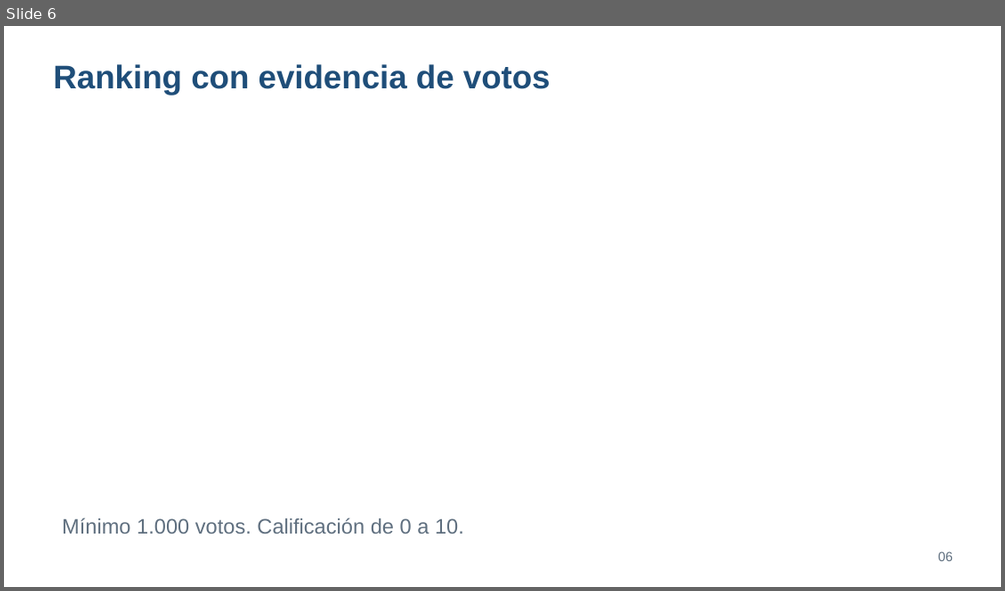
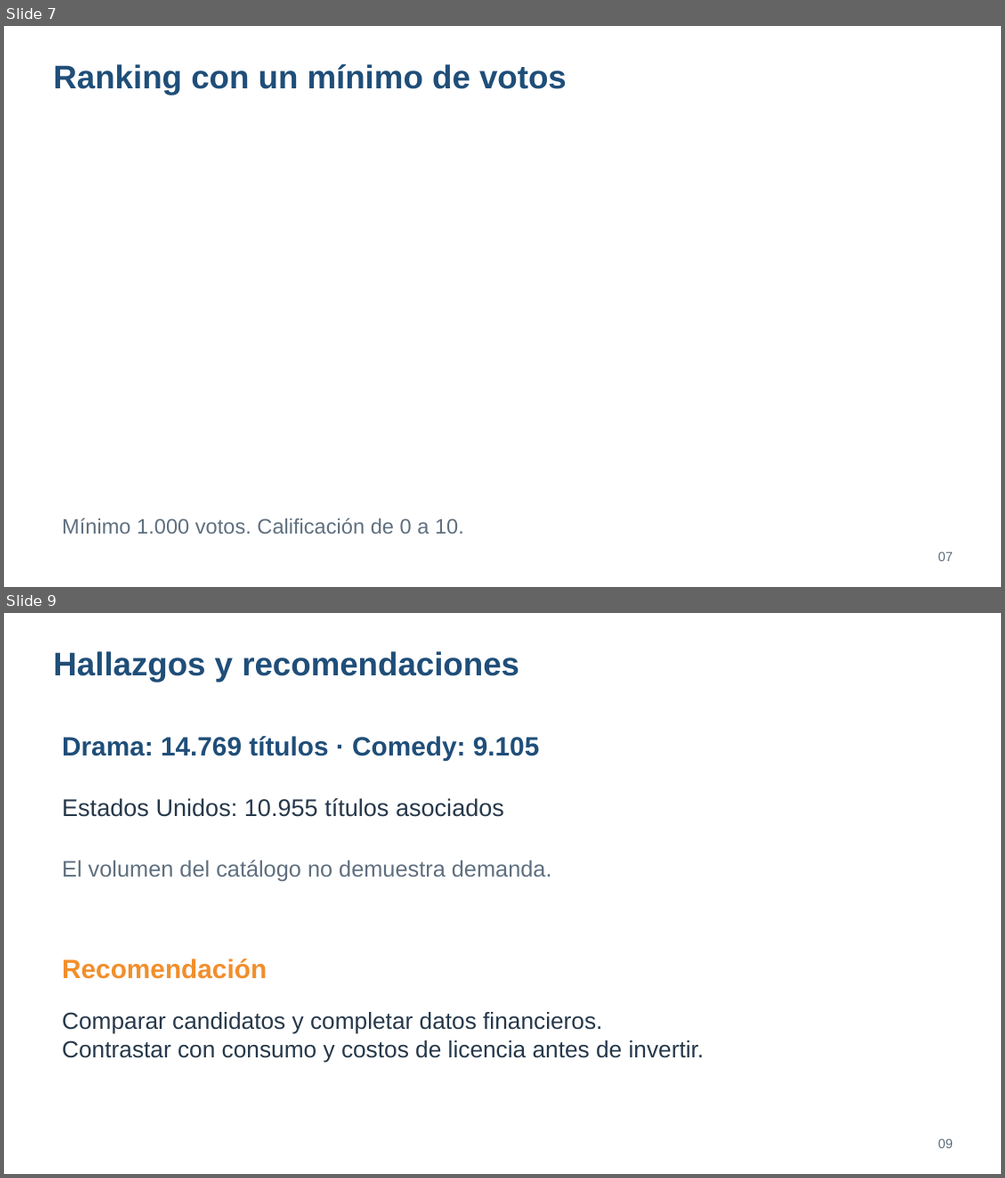
Before and after one commit to vicezepeda/STREAMVIEW-ANALYTICS, a slide deck: docs/Presentacion_StreamView_Semana9.pptx. Shown one above the other, each under a label of ours: slide 6 before the commit, slides 7 and 9 after it; the slides between them are not shown. The pictures are 1005x591 and 1005x1178 pixels, drawn with LibreOffice and Linux fonts; fonts in the diff are those of the drawing. Boxes give left, top, right and bottom in pixels: in the first picture for what was removed or moved away, otherwise in the second. Text is boxed around its words. In the diff, an @@ line names an element or a change of style, - is before the commit and + after.

```diff
--- a/docs/Presentacion_StreamView_Semana9.pptx
+++ b/docs/Presentacion_StreamView_Semana9.pptx
@@ slide 9 added at [4,613,1001,1174], background #FFFFFF @@
@@ text added at [53,651,519,682], 31.5 pt, text #1F4E79, bold @@
+Hallazgos y recomendaciones
@@ text added at [62,736,539,761], 25.5 pt, text #1F4E79, bold @@
+Drama: 14.769 títulos · Comedy: 9.105
@@ text added at [62,798,504,817], 23.2 pt, text #26384A @@
+Estados Unidos: 10.955 títulos asociados
@@ text added at [62,860,552,881], 21.8 pt, text #5F6F7F @@
+El volumen del catálogo no demuestra demanda.
@@ text added at [62,958,267,979], 25.5 pt, text #F28E2B, bold @@
+Recomendación
@@ text added at [62,1012,704,1062], 22.5 pt, text #26384A @@
+Comparar candidatos y completar datos financieros.
+Contrastar con consumo y costos de licencia antes de invertir.
@@ text added at [938,1138,953,1148], 12.8 pt, text #5F6F7F @@
+09
@@ what was slide 6 is now slide 7 @@
@@ slide 7 changed as well @@
@@ text at [53,64,566,95]: text changed @@
-Ranking con evidencia de votos
+Ranking con un mínimo de votos
@@ text at [938,551,953,561]: text changed @@
-06
+07
```
Also in this commit, not shown: 6 other slides changed, 4 other slides added, 3 slides removed, 27 other files.
